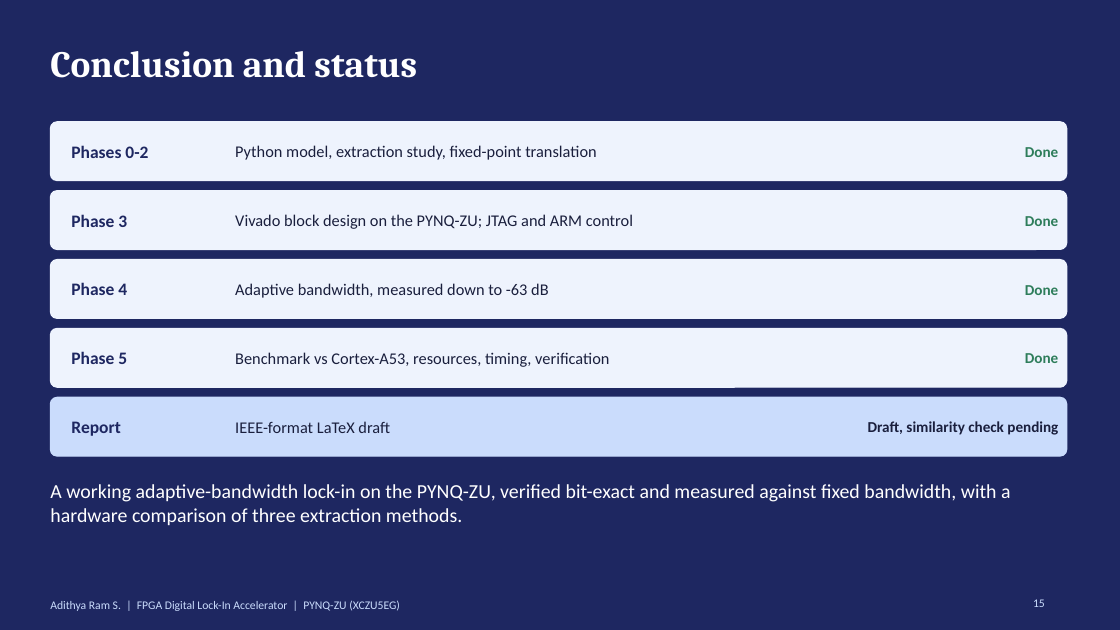
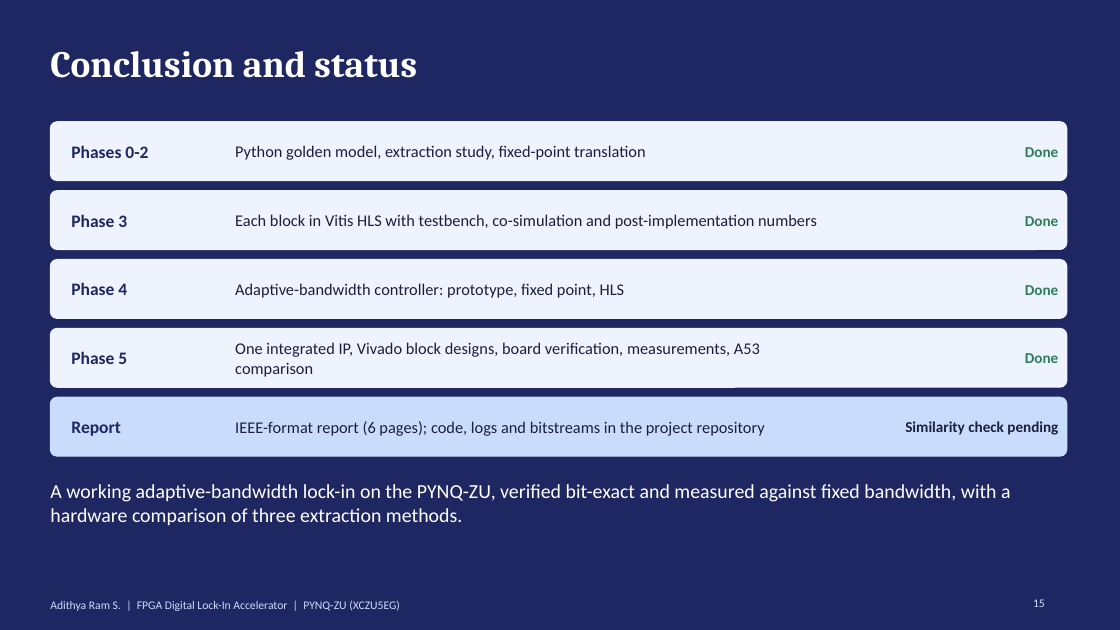
Before and after one commit to Adk-157/lockin-fpga-accelerator, a slide deck: slide 15 of docs/lockin_final.pptx. Drawn at 1120x630 pixels with LibreOffice and Linux fonts; fonts in the diff are those of the drawing. Boxes give left, top, right and bottom in pixels: in the first picture for what was removed or moved away, otherwise in the second. Text is boxed around its words. In the diff, an @@ line names an element or a change of style, - is before the commit and + after.

Commit message:
Slides: align phase descriptions and report status on the conclusion slide

```diff
--- a/docs/lockin_final.pptx
+++ b/docs/lockin_final.pptx
@@ text at (x1=235, y1=145, x2=645, y2=160): text changed @@
-Python model, extraction study, fixed-point translation
+Python golden model, extraction study, fixed-point translation
@@ text at (x1=235, y1=214, x2=817, y2=229): text changed @@
-Vivado block design on the PYNQ-ZU; JTAG and ARM control
+Each block in Vitis HLS with testbench, co-simulation and post-implementation numbers
@@ text at (x1=235, y1=283, x2=625, y2=298): text changed @@
-Adaptive bandwidth, measured down to -63 dB
+Adaptive-bandwidth controller: prototype, fixed point, HLS
@@ text at (x1=235, y1=342, x2=760, y2=377): text changed @@
-Benchmark vs Cortex-A53, resources, timing, verification
+One integrated IP, Vivado block designs, board verification, measurements, A53 comparison
@@ text at (x1=235, y1=421, x2=765, y2=436): text changed @@
-IEEE-format LaTeX draft
+IEEE-format report (6 pages); code, logs and bitstreams in the project repository
@@ text at (x1=905, y1=421, x2=1058, y2=435): text changed @@
-Draft, similarity check pending
+Similarity check pending
```
Also in this commit, not shown: 1 other file.
